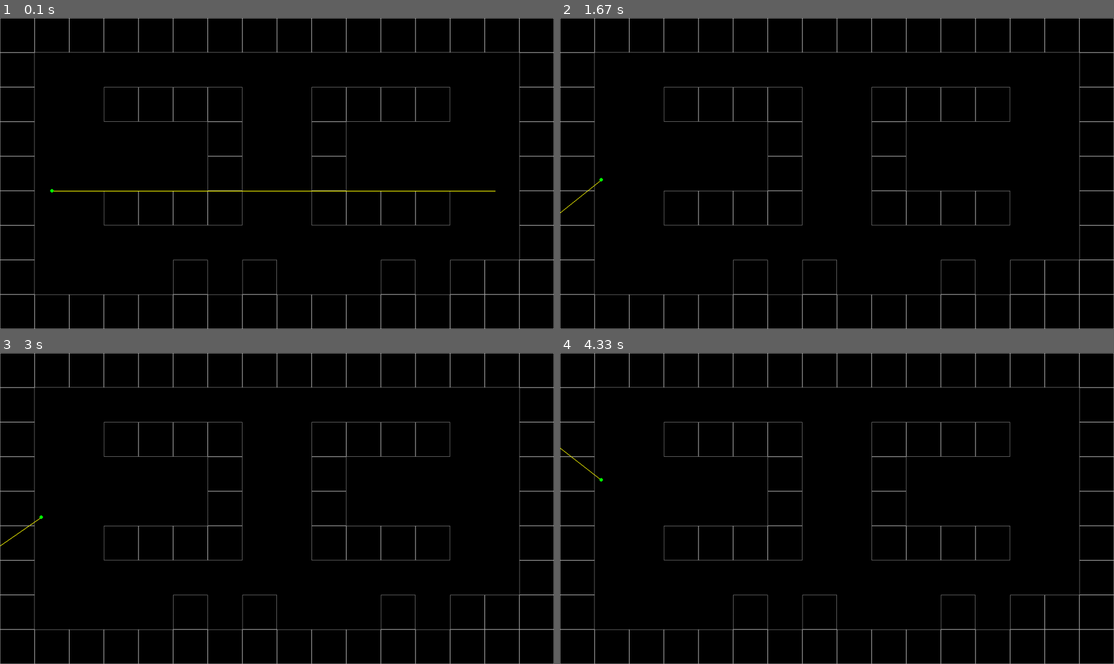
Above: before the commit, frames 1-4 (two rows, left to right).
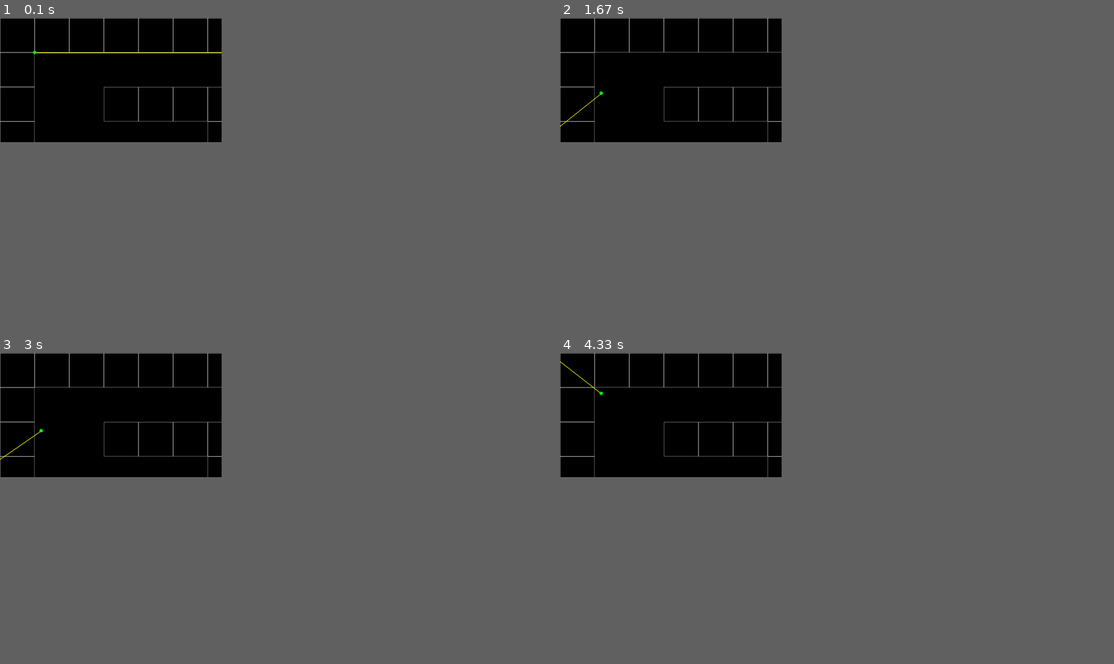
Above: after the commit, the same moments.

Repository: siddcyber/pygameDOOM
Game: pygame game, started from main.py
Two runs of this game, one before a commit and one after it. Both use one fixed random seed, a clock stepped at 60 frames per second and the inputs below.
Inputs:
- Up to frame 1 (0.1 s): no input
- Up to frame 2 (1.67 s): hold Right 0.33-0.8 s; hold Right 0.83-1.3 s; hold D 0.83-1.3 s; hold Left from 1.33 s (still down); hold A from 1.33 s (still down)
- Up to frame 3 (3 s): release Left at 1.87 s; release A at 1.87 s; hold Left 1.9-2.3 s; hold A 1.9-2.3 s; hold Right 2.33-2.97 s; hold D 2.33-2.97 s
- Up to frame 4 (4.33 s): hold Left 3-3.47 s; hold A 3-3.47 s; hold Right 3.5-3.97 s; hold D 3.5-3.97 s; hold Right from 4 s (still down); hold D from 4 s (still down)
In our replay, the window is 900x506 before the commit and 360x202 after it. These sizes can differ from the game's own. Grey fills any space a smaller window leaves; there, only what the larger window draws over its background counts as a difference.

The runs differ from the first frame. In frame 1, 3.7% of the frame differs, in the area x 0-100%, y 0-100%; in frame 2, 3.4%; in frame 3, 3.4%; in frame 4, 3.4%.

Commit message:
added resolution generalization code

Diff:
--- a/main.py
+++ b/main.py
@@ -8,7 +8,7 @@
 class DoomGameMain:
     def __init__(self):
         pg.init()
-        self.screen = pg.display.set_mode((1600,900))
+        self.screen = pg.display.set_mode(resolution)
         self.clock = pg.time.Clock()
         self.delta_time = 1
         self.newGame()
--- a/settings.py
+++ b/settings.py
@@ -2,15 +2,20 @@
 from win32api import GetSystemMetrics
 
 # game settings
-width = int(GetSystemMetrics(0))
-height = int(GetSystemMetrics(1))
-halfWidth = width // 2
-halfHeight = height // 2
+# windowSize = "1080p"
+windowSize = "720p"
+
+if windowSize == "1080p":
+    width = int(GetSystemMetrics(0))
+    height = int(GetSystemMetrics(1))
+elif windowSize == "720p":
+    width = int(GetSystemMetrics(0)) // 2
+    height = int(GetSystemMetrics(1)) // 2
+
 resolution = width, height
-# resolution = halfWidth, halfHeight
+
 FPS = 60
-
-playerPosition = 1.5, 5  # mini_map
+playerPosition = 1, 1  # mini_map
 playerAngle = 0
 playerSpeed = 0.004
 # playerSpeed = 0.004
